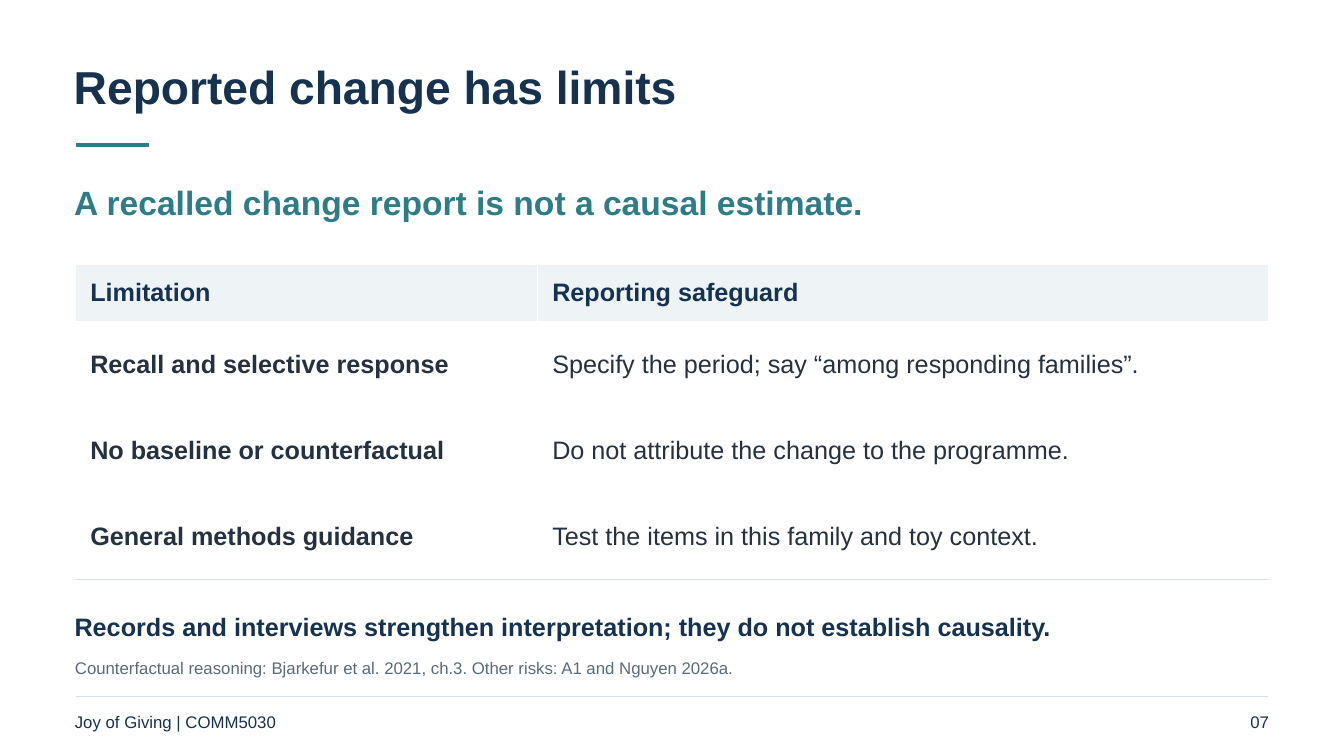
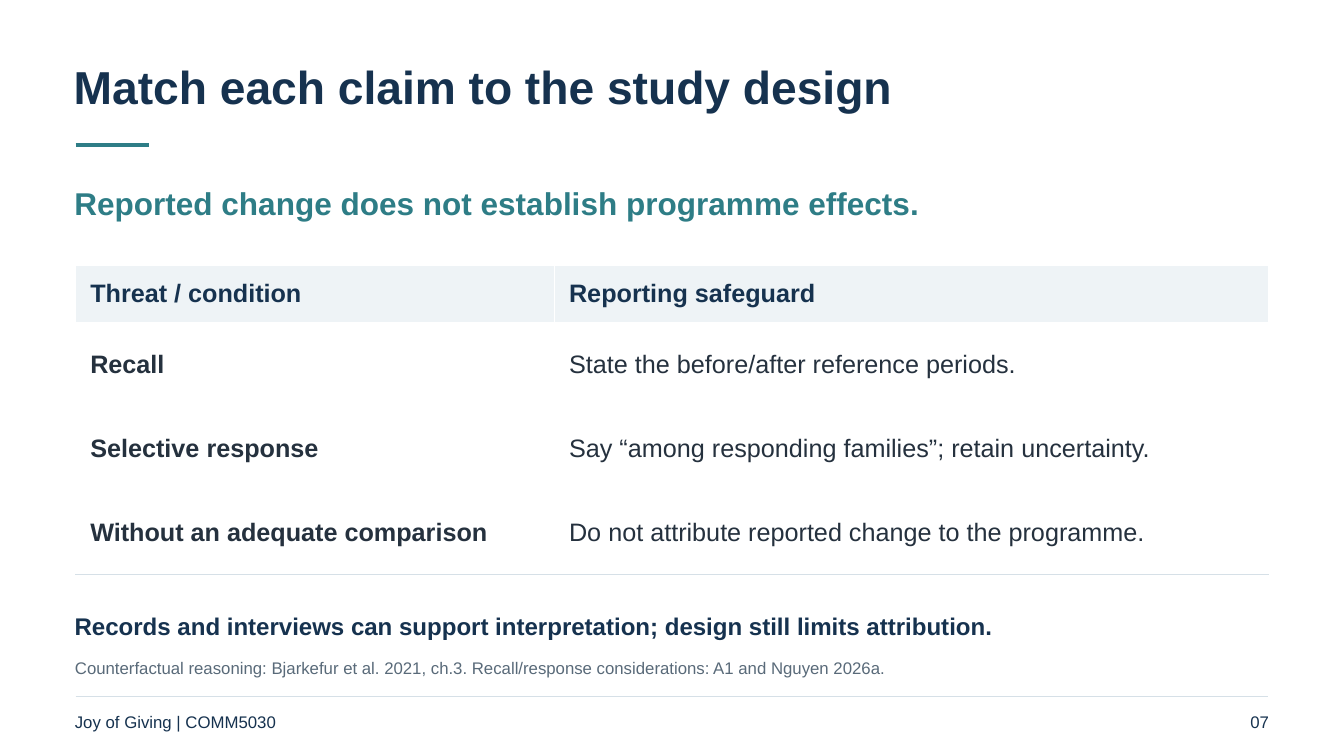
Before and after one commit to Estherx531/Comm5030, a slide deck: slide 7 of deliverables/assessment-2/A2_Presentation.pptx. Drawn at 1344x756 pixels with LibreOffice and Linux fonts; fonts in the diff are those of the drawing. Boxes give left, top, right and bottom in pixels: in the first picture for what was removed or moved away, otherwise in the second. Text is boxed around its words. In the diff, an @@ line names an element or a change of style, - is before the commit and + after.

Commit message:
Strengthen A2 evidence, measurement appraisal and testing plan

```diff
--- a/deliverables/assessment-2/A2_Presentation.pptx
+++ b/deliverables/assessment-2/A2_Presentation.pptx
@@ text at (74, 70, 892, 113): text changed @@
-Reported change has limits
+Match each claim to the study design
@@ text at (74, 192, 918, 221): text changed; size 24 to 22.5 pt @@
-A recalled change report is not a causal estimate.
+Reported change does not establish programme effects.
@@ table at (76, 266, 1268, 575) @@
-row 1, column 1: Limitation
+row 1, column 1: Threat / condition
-row 2, column 1: Recall and selective response
+row 2, column 1: Recall
-row 2, column 2: Specify the period; say “among responding families”.
+row 2, column 2: State the before/after reference periods.
-row 3, column 1: No baseline or counterfactual
+row 3, column 1: Selective response
-row 3, column 2: Do not attribute the change to the programme.
+row 3, column 2: Say “among responding families”; retain uncertainty.
-row 4, column 1: General methods guidance
+row 4, column 1: Without an adequate comparison
-row 4, column 2: Test the items in this family and toy context.
+row 4, column 2: Do not attribute reported change to the programme.
@@ text at (75, 617, 991, 640): text changed; size 18 to 17.2 pt @@
-Records and interviews strengthen interpretation; they do not establish causality.
+Records and interviews can support interpretation; design still limits attribution.
@@ text at (75, 662, 884, 678): text changed @@
-Counterfactual reasoning: Bjarkefur et al. 2021, ch.3. Other risks: A1 and Nguyen 2026a.
+Counterfactual reasoning: Bjarkefur et al. 2021, ch.3. Recall/response considerations: A1 and Nguyen 2026a.
```
Also in this commit, not shown: 5 other slides changed, 5 slides added, 5 slides removed, 5 other files.
